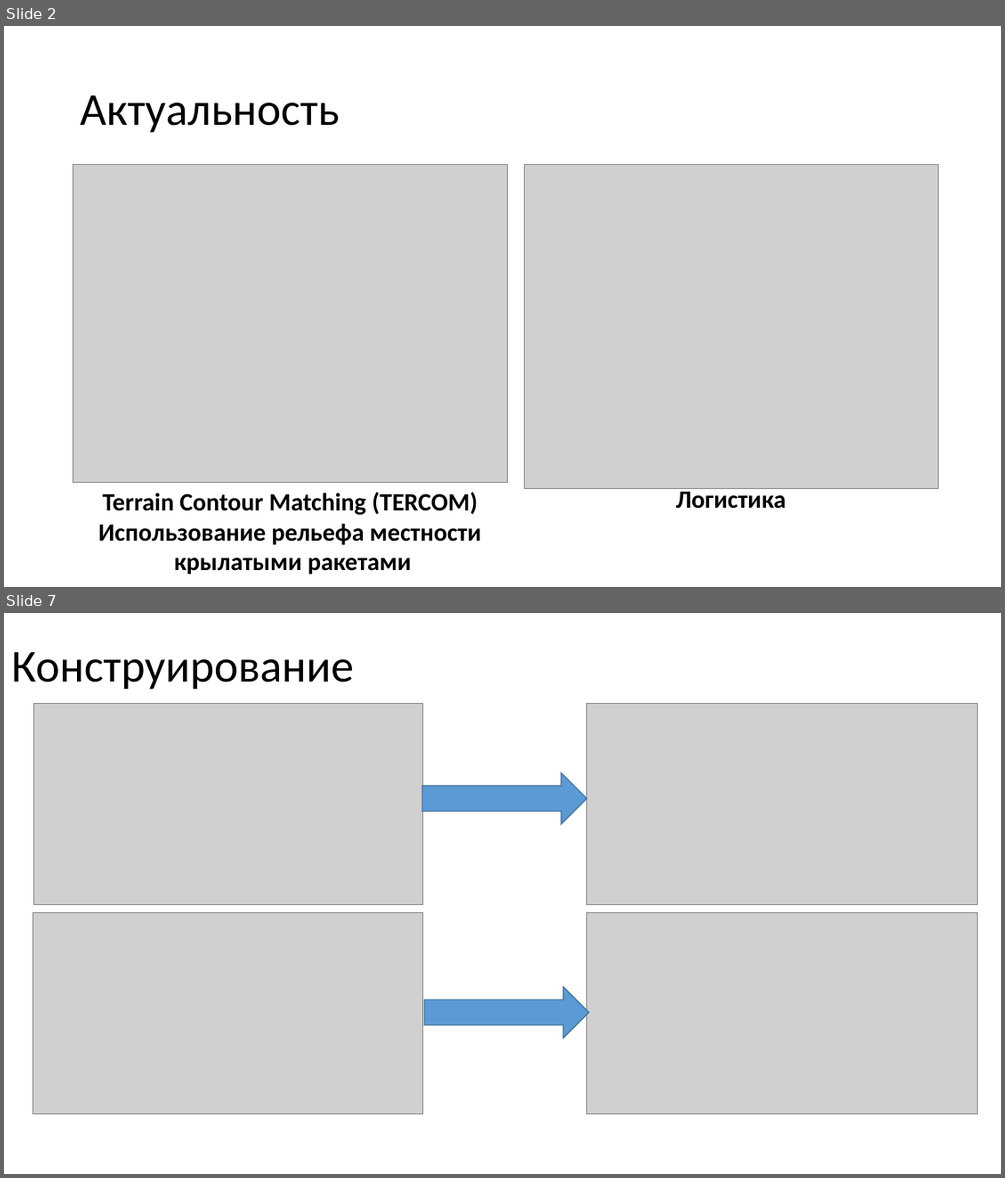
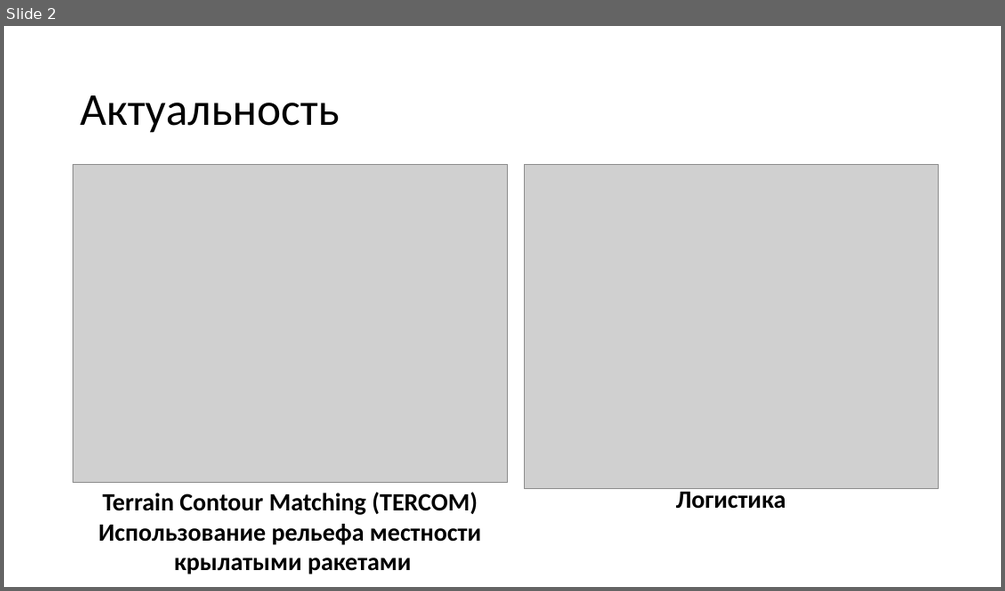
Before and after one commit to DmitryMI/Diploma, a slide deck: Documents/Презентация.pptx. Shown one above the other, each under a label of ours: slides 2 and 7 before the commit, slide 2 after it; the slides between them are not shown. The pictures are 1005x1178 and 1005x591 pixels, drawn with LibreOffice and Linux fonts; fonts in the diff are those of the drawing; grey boxes stand for pictures. Boxes give left, top, right and bottom in pixels: in the first picture for what was removed or moved away, otherwise in the second. Text is boxed around its words. In the diff, an @@ line names an element or a change of style, - is before the commit and + after.

```diff
--- a/Documents/Презентация.pptx
+++ b/Documents/Презентация.pptx
@@ slide 7 removed at bbox=[4, 613, 1001, 1174], background #FFFFFF @@
@@ title removed at bbox=[11, 652, 353, 690] @@
-Конструирование
@@ picture removed at bbox=[34, 704, 423, 905] @@
@@ picture removed at bbox=[587, 704, 978, 906] @@
@@ right arrow removed at bbox=[422, 773, 587, 824] @@
@@ picture removed at bbox=[33, 912, 423, 1114] @@
@@ picture removed at bbox=[587, 912, 977, 1114] @@
@@ right arrow removed at bbox=[424, 987, 589, 1038] @@
```
Also in this commit, not shown: 6 slides changed, 5 slides added, 1 other slide removed, 10 other files.
